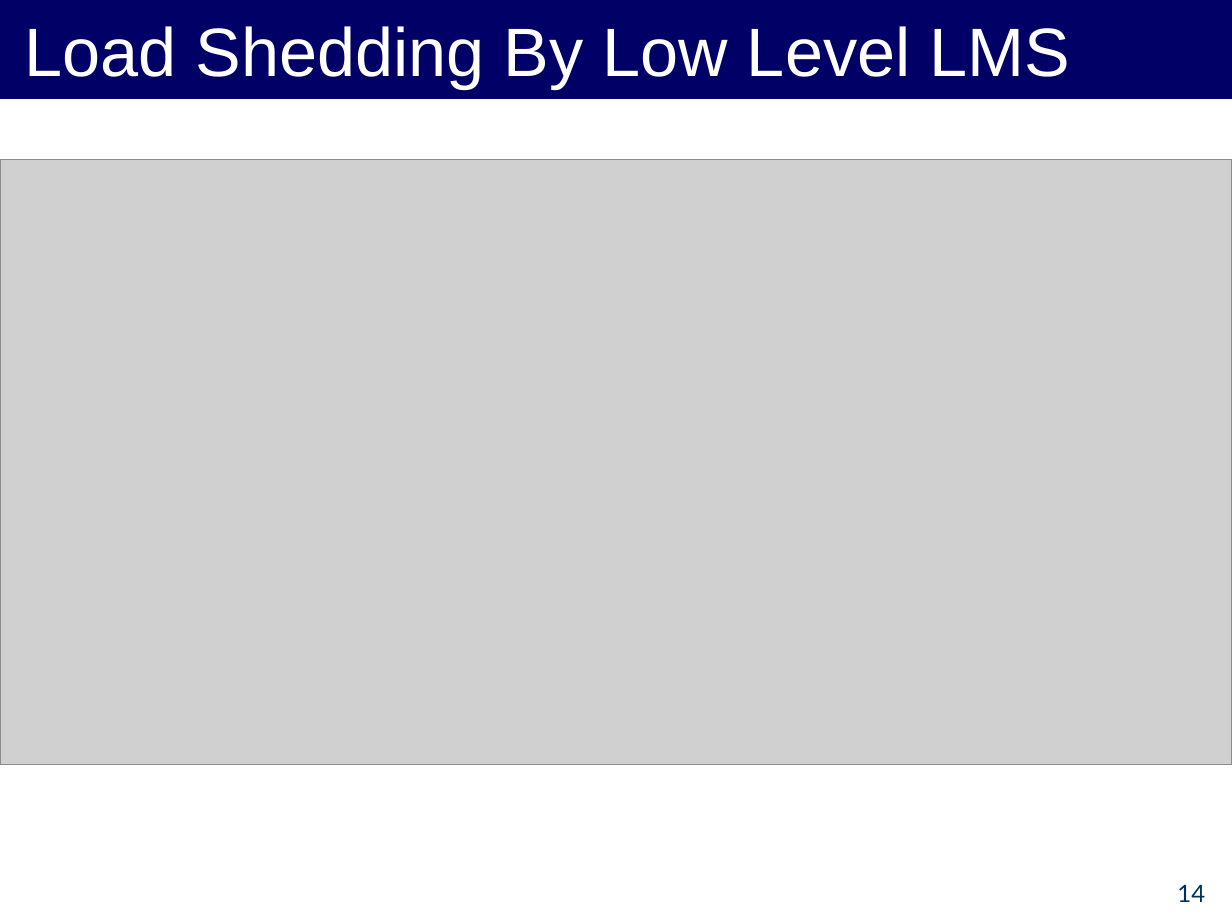
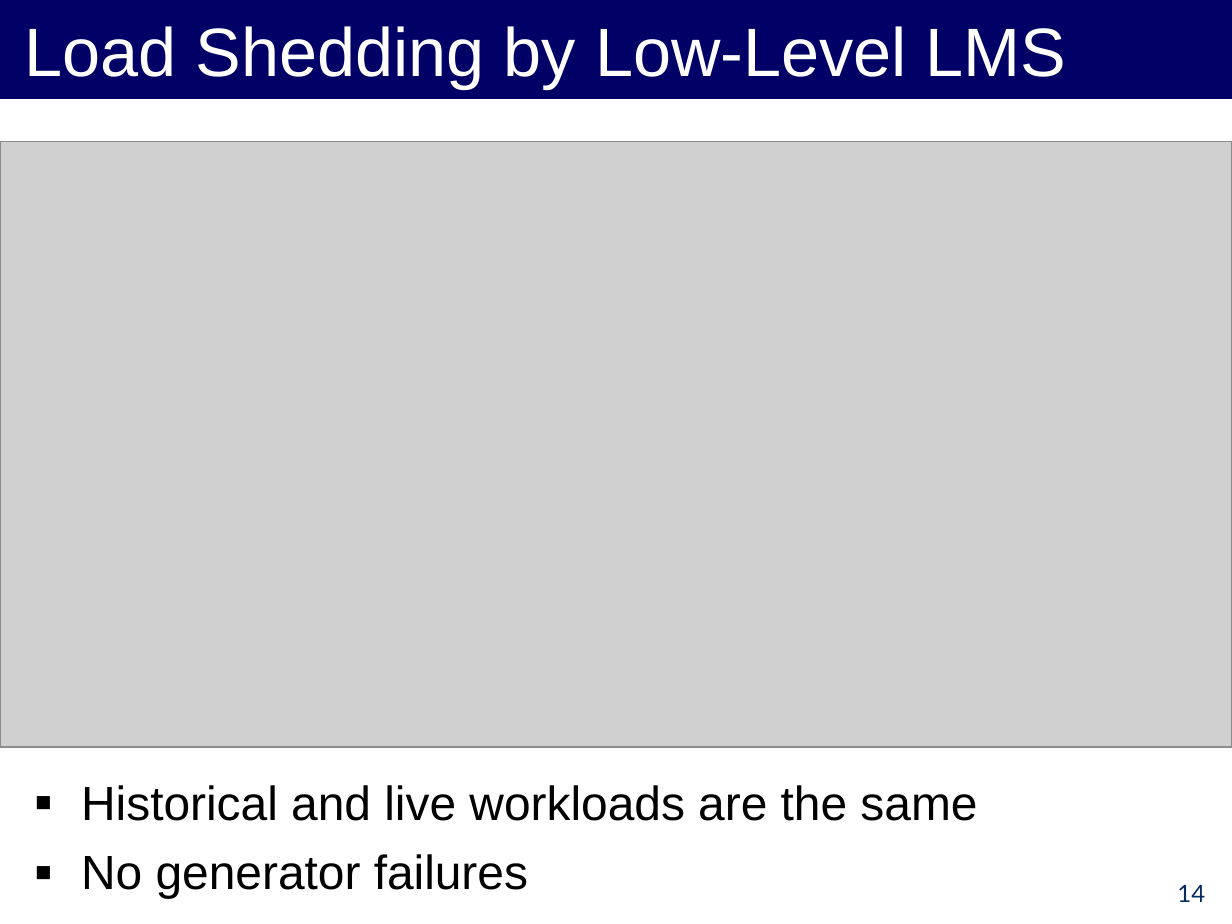
Before and after one commit to forresti/optimal_load_management, a slide deck: slide 14 of project/12-3-12_Presentation.ppt. Drawn at 1232x924 pixels with LibreOffice and Linux fonts; fonts in the diff are those of the drawing; grey boxes stand for pictures. Boxes give left, top, right and bottom in pixels: in the first picture for what was removed or moved away, otherwise in the second. Text is boxed around its words. In the diff, an @@ line names an element or a change of style, - is before the commit and + after.

```diff
--- a/project/12-3-12_Presentation.ppt
+++ b/project/12-3-12_Presentation.ppt
@@ title at (25,26,1067,89): text changed @@
-Load Shedding By Low Level LMS
+Load Shedding by Low-Level LMS
@@ picture: place and size @@
-picture at (0,159,1232,764)
+picture at (0,142,1232,747)
@@ text added at (81,785,977,899), 28 pt, text #000000 @@
+▪ Historical and live workloads are the same
+▪ No generator failures
```
Also in this commit, not shown: 13 other slides changed, 5 slides added, 6 slides removed, 7 other files.
